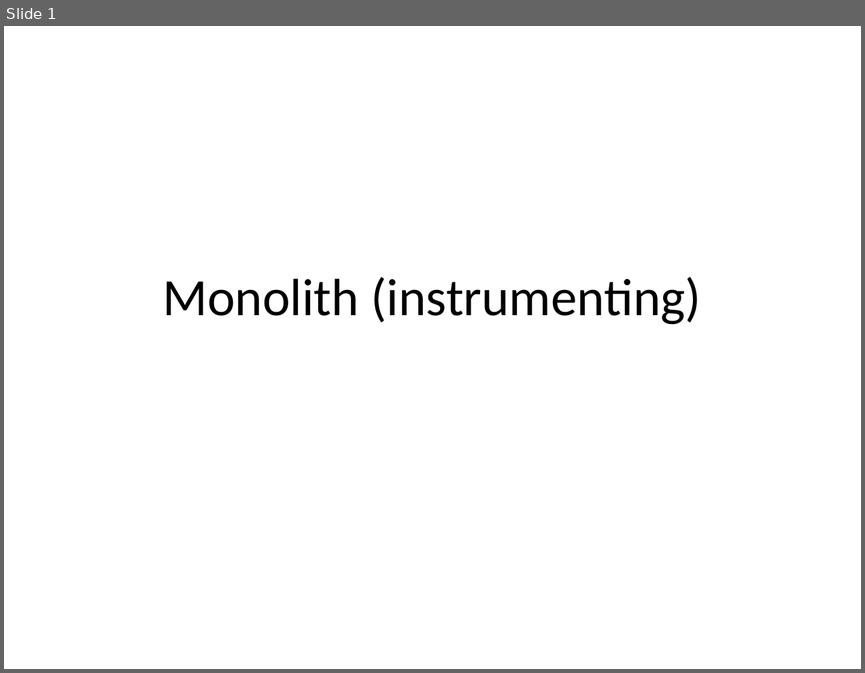
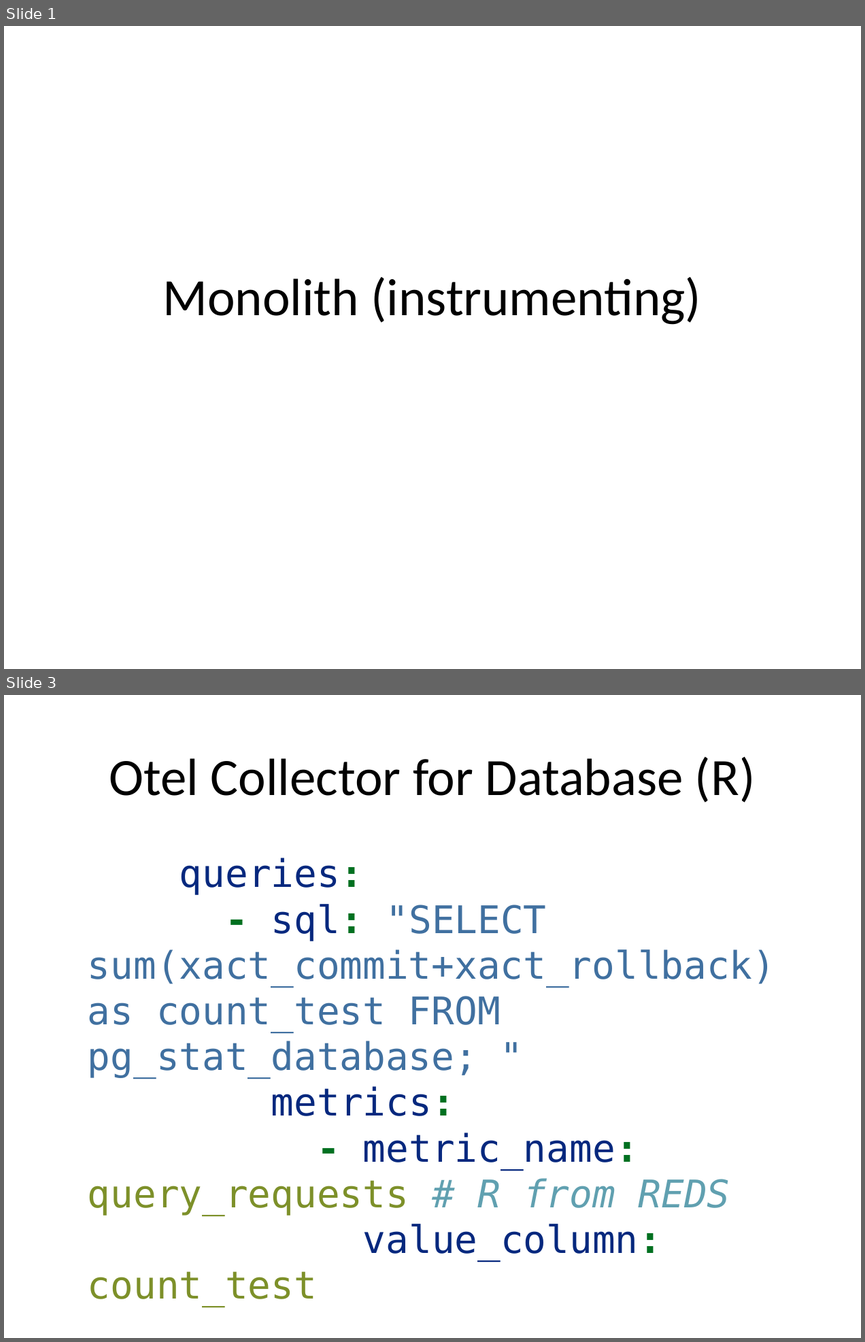
Before and after one commit to rhildred/INFO8985, a slide deck: monolith_instrumenting/slides.pptx. Shown one above the other, each under a label of ours: slide 1 before the commit, slides 1 and 3 after it; the slides between them are not shown. The pictures are 865x673 and 865x1342 pixels, drawn with LibreOffice and Linux fonts; fonts in the diff are those of the drawing. Boxes give left, top, right and bottom in pixels: in the first picture for what was removed or moved away, otherwise in the second. Text is boxed around its words. In the diff, an @@ line names an element or a change of style, - is before the commit and + after.

```diff
--- a/monolith_instrumenting/slides.pptx
+++ b/monolith_instrumenting/slides.pptx
@@ slide 3 added at (4, 695, 861, 1338), background #FFFFFF @@
@@ title added at (109, 757, 755, 802), 44 pt, text #000000 @@
+Otel Collector for Database (R)
@@ text added at (88, 858, 775, 1261), 32 pt, text #4070A0 @@
+queries:
+- sql: "SELECT sum(xact_commit+xact_rollback) as count_test FROM pg_stat_database; "
+metrics:
+- metric_name: query_requests # R from REDS
+value_column: count_test
```
Also in this commit, not shown: 1 slide changed, 8 other slides added, 13 other files.
